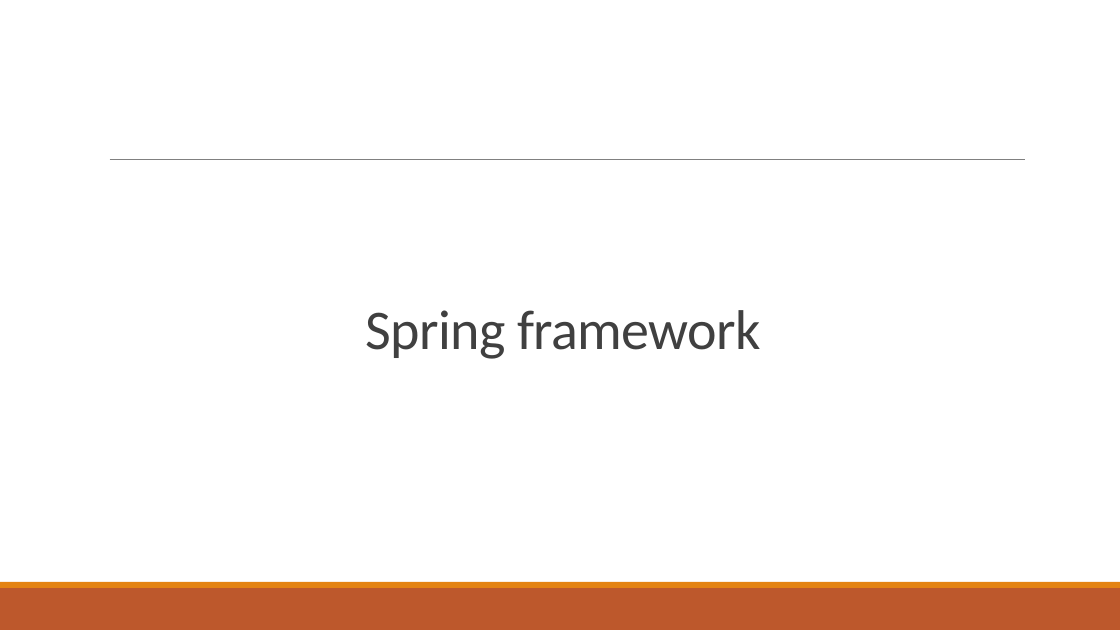
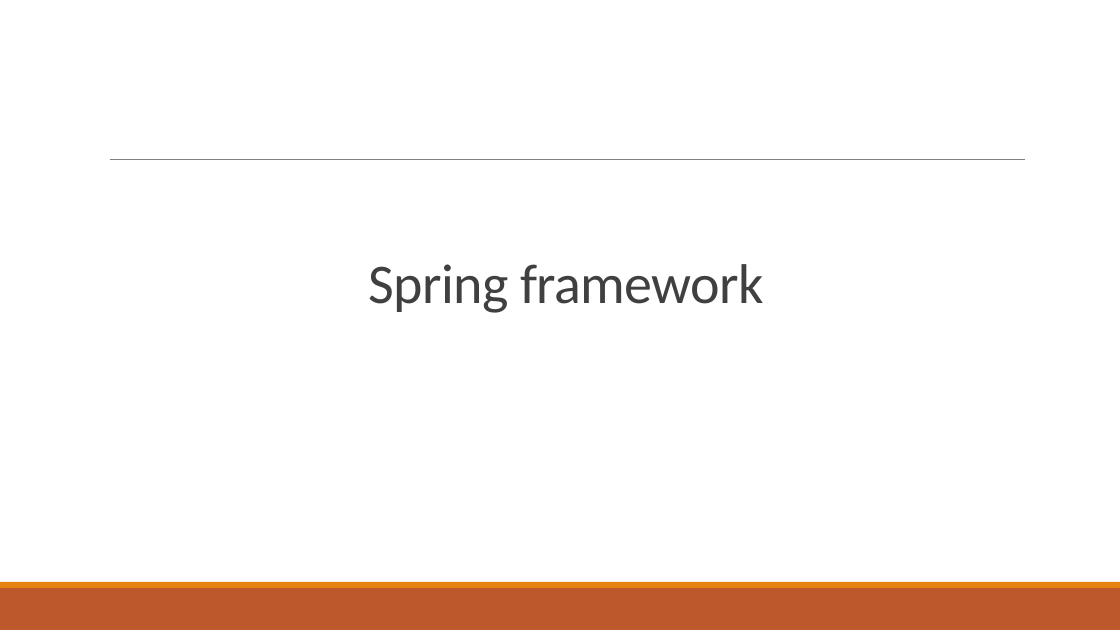
Before and after one commit to haminh10/JAVA_course_Spring_Hibernate_JPA, a slide deck: slide 28 of course/spring_lecture2.pptx. Drawn at 1120x630 pixels with LibreOffice and Linux fonts; fonts in the diff are those of the drawing. Boxes give left, top, right and bottom in pixels: in the first picture for what was removed or moved away, otherwise in the second. Text is boxed around its words. In the diff, an @@ line names an element or a change of style, - is before the commit and + after.

Commit message:
spring course v2.1

```diff
--- a/course/spring_lecture2.pptx
+++ b/course/spring_lecture2.pptx
@@ title "Spring framework": place and size @@
-title "Spring framework" at [365, 310, 761, 359]
+title "Spring framework" at [368, 264, 764, 313]
```
Also in this commit, not shown: 27 other slides changed, 8 other files.
